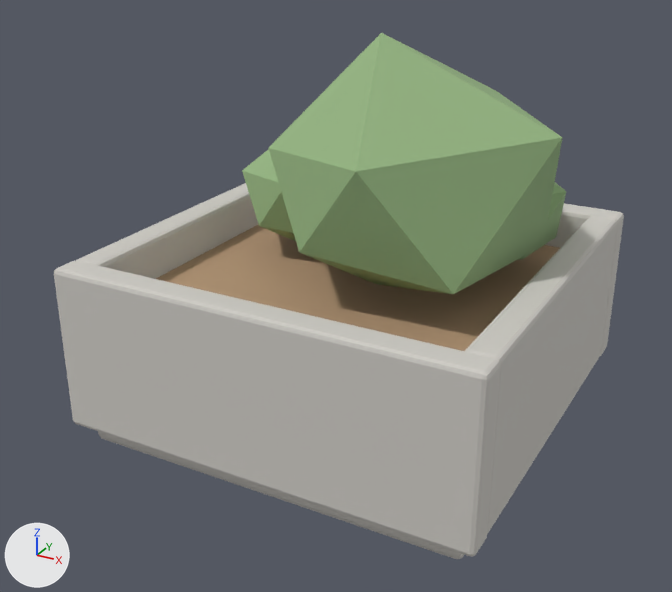
A saved change to the glTF model assets/models/planter.glb.
The view is the same before and after, from a 50 mm lens placed at (1.135, -2.213, 1.439), pointed at (-0.026, -0.102, 0.383). Lighting does not change. The marker at lower left points along +X, +Y and +Z. The older version comes first. Vertices at exactly the same position are counted once.

In view in the first picture: 'planter'.
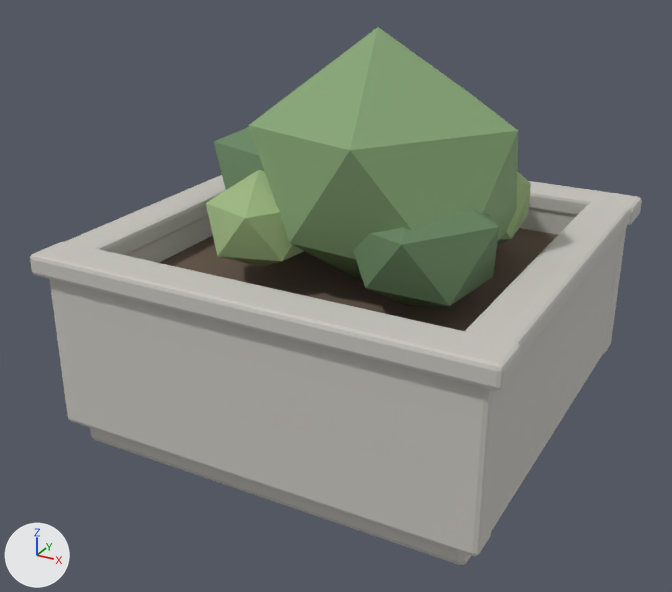
What differs and where, as boxes [x1, y1, x2, y2] in the pictures (672 x 592 px; the box of a moved part takes in the faces that stretch with it):
'planter', reshaped (7% wider): before [54, 33, 624, 559]; after [30, 27, 642, 565]
part 1 of me_planter, moved or reshaped (mostly hidden): before [98, 431, 464, 559]; after [90, 428, 471, 565]
part 2 of me_planter, moved or reshaped: before [54, 261, 500, 556]; after [49, 279, 503, 556]
part 3 of me_planter, moved or reshaped: before [76, 183, 258, 279]; after [127, 216, 213, 263]
part 4 of me_planter, moved or reshaped: before [545, 203, 624, 356]; after [519, 209, 626, 354]
part 5 of me_planter, moved or reshaped: before [465, 216, 617, 534]; after [491, 237, 619, 531]
part 6 of me_planter, added: after [159, 228, 558, 331]
part 7 of me_planter, moved or reshaped: before [518, 182, 566, 260]; after [353, 208, 499, 306]
part 8 of me_planter, rebuilt (9% narrower): before [268, 33, 563, 294]; after [249, 27, 518, 279]
part 9 of me_planter, rebuilt: before [242, 149, 296, 241]; after [214, 127, 264, 190]
part 10 of me_planter, deleted (beige): before [156, 224, 560, 351]
part 11 of me_planter, added: after [30, 170, 642, 390]

The change, as a diff of the scene's bpy script:
```diff
--- a/assets/models/planter.glb.py
+++ b/assets/models/planter.glb.py
@@ mat_leaves_hi @@
+mat_leaves_hi = principled_material('leaves_hi')
+mat_leaves_hi.base_color = (0.34, 0.48, 0.22)  # green #9eb881
+mat_leaves_hi.roughness = 0.82
@@ mat_leaves_dk @@
+mat_leaves_dk = principled_material('leaves_dk')
+mat_leaves_dk.base_color = (0.14, 0.24, 0.12)  # green #698661
+mat_leaves_dk.roughness = 0.88
@@ mat_planter_soil @@
+mat_planter_soil = principled_material('planter_soil')
+mat_planter_soil.base_color = (0.14, 0.1, 0.07)  # brown #69594b
+mat_planter_soil.roughness = 0.96
@@ me_planter @@
 # used by ob_planter; location = (0.0, 0.0, 0.0)
-me_planter.from_pydata(...)  # 324 vertices, 612 faces; spans x -0.6..0.6, y -0.598..0.598, z 0.0..1.104
+me_planter.from_pydata(...)  # 658 vertices, 1222 faces; spans x -0.64..0.64, y -0.632..0.632, z 0.0..1.117
+# me_planter part 1: the loose piece of 56 vertices spanning x -0.555..0.555, y -0.555..0.555, z 0.0..0.12 is multiplied about its middle by the matrix ((1.028, 0.0, 0.0), (0.0, 1.028, 0.0), (0.0, 0.0, 0.901)), then moved by (0.0, 0.0, -0.005)
+# me_planter part 2: the loose piece of 56 vertices spanning x -0.6..0.6, y -0.598..-0.511, z 0.06..0.53 is multiplied about its middle by the matrix ((1.016, 0.0, 0.0), (0.0, 1.054, 0.0), (0.0, 0.0, 0.976)), then moved by (0.0, -0.006, 0.005)
+# me_planter part 3: the loose piece of 56 vertices spanning x -0.598..-0.511, y -0.52..0.52, z 0.06..0.53 is scaled about its middle by (1.05, 1.02, 0.976), then moved by (-0.006, 0.0, 0.005)
+# me_planter part 4: the loose piece of 56 vertices spanning x -0.6..0.6, y 0.511..0.598, z 0.06..0.53 is multiplied about its middle by the matrix ((1.016, 0.0, 0.0), (0.0, 1.054, 0.0), (0.0, 0.0, 0.976)), then moved by (0.0, 0.006, 0.005)
+# me_planter part 5: the loose piece of 56 vertices spanning x 0.511..0.598, y -0.52..0.52, z 0.06..0.53 is scaled about its middle by (1.05, 1.02, 0.976), then moved by (0.006, 0.0, 0.005)
+# me_planter part 6: a new loose piece, a box spanning x -0.53..0.53, y -0.53..0.53, z 0.27..0.45, in mat_planter_soil (brown #69594b)
+# me_planter part 7: the loose piece of 12 vertices spanning x 0.109..0.503, y 0.066..0.472, z 0.421..0.773 is scaled about its middle by (0.981, 0.982, 1.01), then moved by (-0.031, -0.45, 0.03), in mat_leaves_dk (green #698661)
+# me_planter part 8: the loose piece of 12 vertices spanning x -0.232..0.554, y -0.392..0.421, z 0.416..1.104 is rebuilt with 12 vertices and now spans x -0.262..0.445, y -0.417..0.347, z 0.406..1.117
+# me_planter part 9: the loose piece of 12 vertices spanning x -0.443..-0.013, y -0.07..0.374, z 0.418..0.802 is rebuilt with 12 vertices and now spans x -0.534..-0.046, y -0.121..0.384, z 0.391..0.86, in mat_leaves_dk (green #698661)
+# me_planter part 10: the loose piece of 8 vertices spanning x -0.54..0.54, y -0.54..0.54, z 0.25..0.41 is deleted
+# me_planter part 11: 334 vertices added at x -0.64..0.64, y -0.632..0.632, z 0.442..0.956
 me_planter.materials.append(mat_planter_stone)
-me_planter.materials.append(mat_wood)  # beige #b69776
 me_planter.materials.append(mat_leaves)
+me_planter.materials.append(mat_planter_soil)  # brown #69594b
+me_planter.materials.append(mat_leaves_dk)  # green #698661
+me_planter.materials.append(mat_leaves_hi)  # green #9eb881
```
